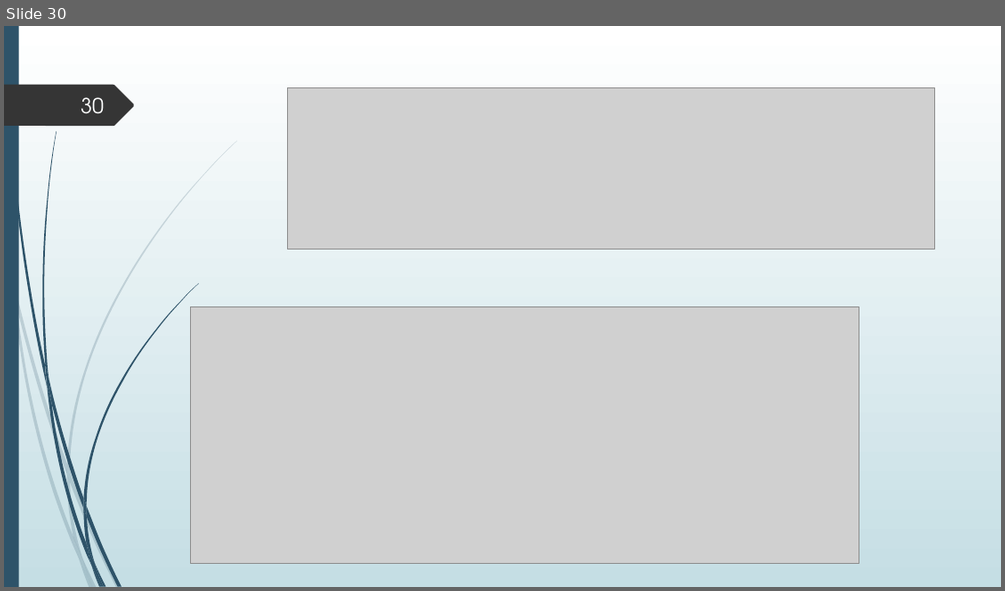
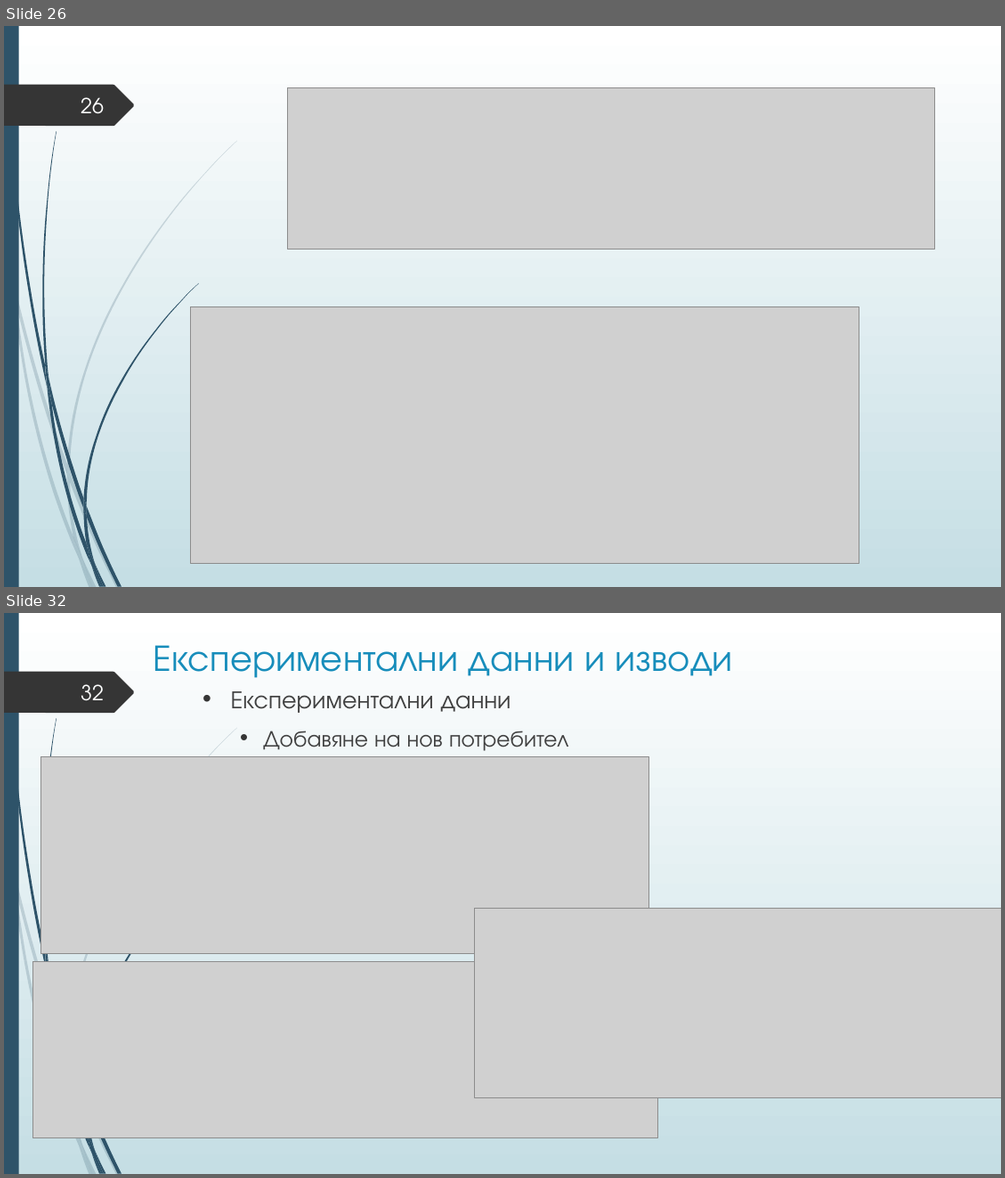
Before and after one commit to Izabel96/PlayingFieldReservations, a slide deck: Дипломна защита.pptx. Shown one above the other, each under a label of ours: slide 30 before the commit, slides 26 and 32 after it; the slides between them are not shown. The pictures are 1005x591 and 1005x1178 pixels, drawn with LibreOffice and Linux fonts; fonts in the diff are those of the drawing; grey boxes stand for pictures. Boxes give left, top, right and bottom in pixels: in the first picture for what was removed or moved away, otherwise in the second. Text is boxed around its words. In the diff, an @@ line names an element or a change of style, - is before the commit and + after.

```diff
--- a/Дипломна защита.pptx
+++ b/Дипломна защита.pptx
@@ slide 32 added at [4, 613, 1001, 1174], background gradient #FFFFFF to #C5DEE5; not listed: 21 template elements that a slide beside it also shows @@
@@ title added at [154, 645, 733, 678], 36 pt, text #178DBB @@
+Експериментални данни и изводи
@@ page number added at [81, 684, 104, 701], 20 pt, text #FEFFFF @@
+32
@@ text added at [231, 691, 568, 751], 22 pt, text #404040 @@
+• Експериментални данни
+  • Добавяне на нов потребител
@@ picture added at [41, 756, 648, 954] @@
@@ picture added at [474, 908, 1001, 1097] @@
@@ picture added at [32, 962, 657, 1138] @@
@@ what was slide 30 is now slide 26 @@
@@ page number at [81, 97, 104, 114]: text changed @@
-30
+26
```
Also in this commit, not shown: 7 slides changed, 13 other slides added, 4 slides removed.
